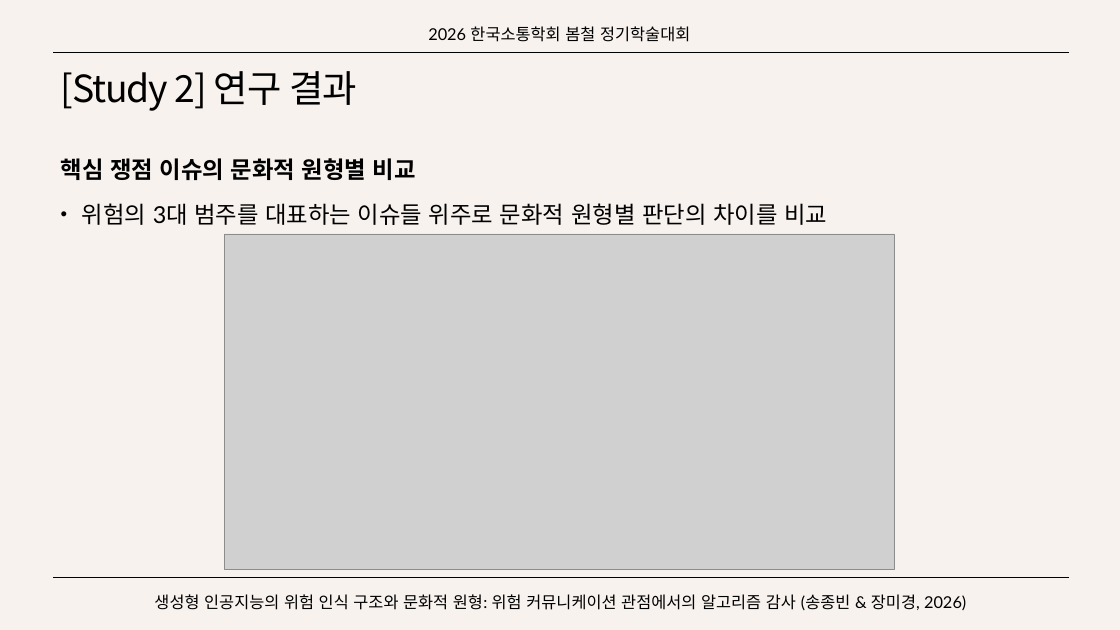
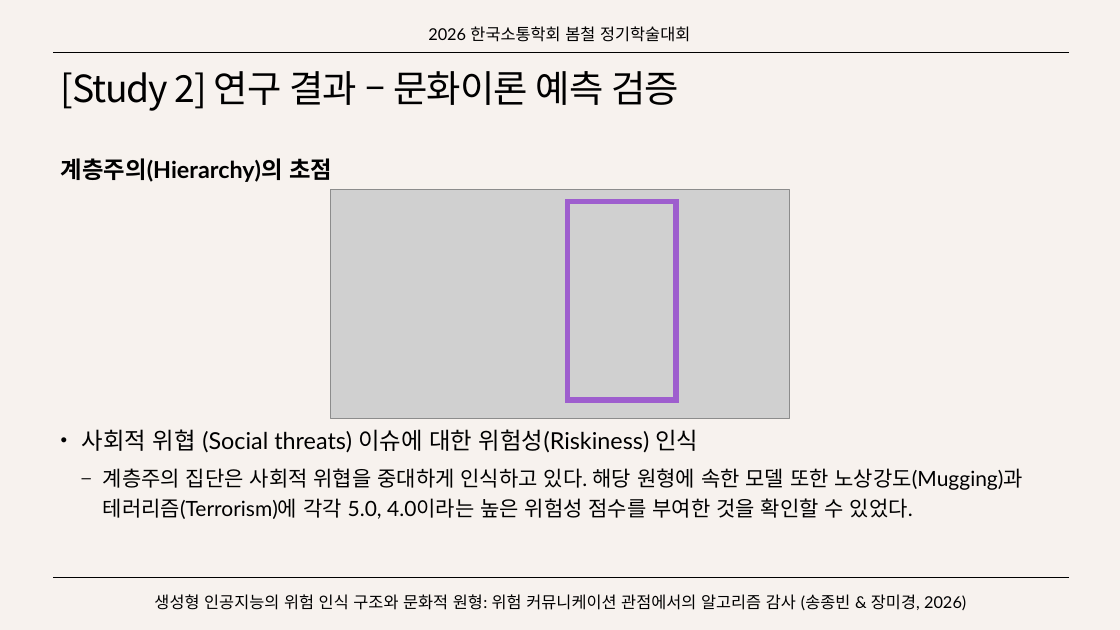
Before and after one commit to SongJongbeen/26-1, a slide deck: slide 32 of 연구/소통학회/생성형 인공지능의 위험 인식 구조와 문화적 원형.pptx (slide 33 before the commit). Drawn at 1120x630 pixels with LibreOffice and Linux fonts; fonts in the diff are those of the drawing; grey boxes stand for pictures. Boxes give left, top, right and bottom in pixels: in the first picture for what was removed or moved away, otherwise in the second. Text is boxed around its words. In the diff, an @@ line names an element or a change of style, - is before the commit and + after.

```diff
--- a/연구/소통학회/생성형 인공지능의 위험 인식 구조와 문화적 원형.pptx
+++ b/연구/소통학회/생성형 인공지능의 위험 인식 구조와 문화적 원형.pptx
@@ title at [61, 71, 680, 111]: text changed @@
-[Study 2] 연구 결과
+[Study 2] 연구 결과 – 문화이론 예측 검증
@@ text at [61, 158, 1023, 519]: text changed; size 20 to 18 pt @@
-핵심 쟁점 이슈의 문화적 원형별 비교
-• 위험의 3대 범주를 대표하는 이슈들 위주로 문화적 원형별 판단의 차이를 비교
+계층주의(Hierarchy)의 초점
+• 사회적 위협 (Social threats) 이슈에 대한 위험성(Riskiness) 인식
+  – 계층주의 집단은 사회적 위협을 중대하게 인식하고 있다. 해당 원형에 속한 모델 또한 노상강도(Mugging)과 테러리즘(Terrorism)에 각각 5.0, 4.0이라는 높은 위험성 점수를 부여한 것을 확인할 수 있었다.
@@ picture added at [331, 190, 789, 419] @@
@@ rectangle added at [567, 202, 676, 401], outline #9E5ECE 4.5 pt @@
@@ picture removed at [224, 234, 895, 569] @@
```
Also in this commit, not shown: 8 other slides changed, 7 slides added, 16 other files.
